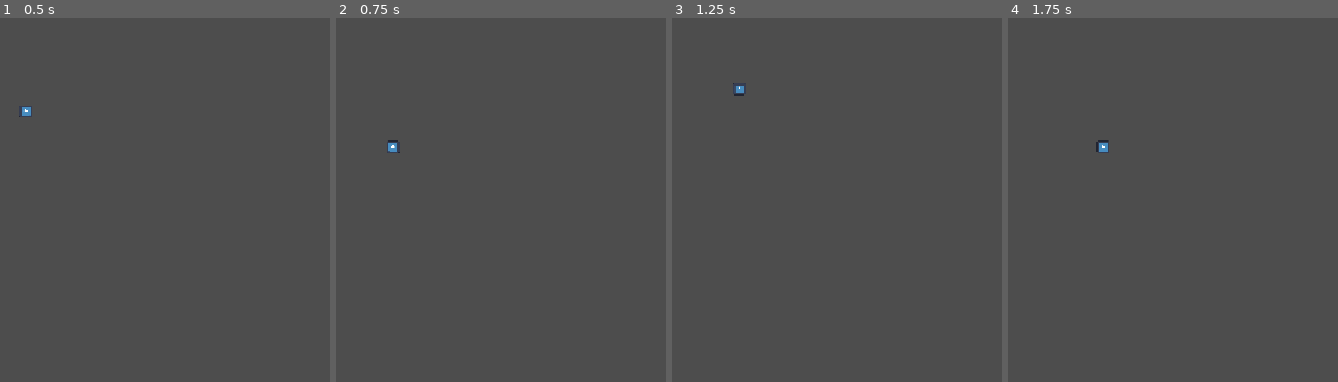
Above: before the commit, frames 1-4 (left to right).
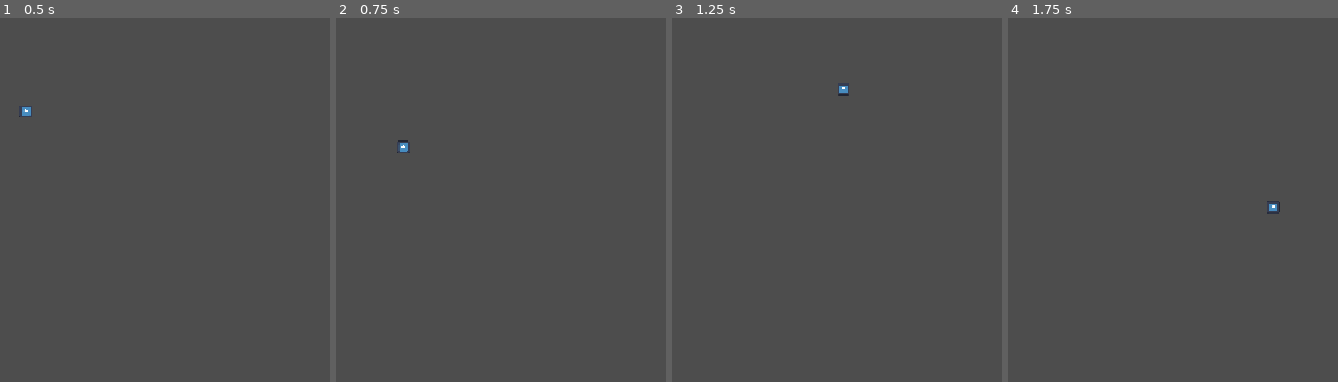
Above: after the commit, the same moments.

Repository: PaxtonSage/grounds
Game: Godot game, scene res://scenes/environment_test.tscn
Same seed, same stepped clock (60 frames per second), same inputs: the game is played once before the commit and once after it. This scene is started directly instead of the project's main scene. The engine's default icon, where the game draws it, is replaced by a stand-in: a white triangle on a blue panel in a dark square.
Inputs (mouse positions are in pixels of both pictures, inside the frame that each line leads up to):
- Up to frame 1 (0.5 s): no input
- Up to frame 2 (0.75 s): tap Enter (ui_accept) at 0.5 s; move the mouse to (603, 134) at 0.52 s; hold D (right) from 0.53 s (still down); click (603, 134) at 0.6 s
- Up to frame 3 (1.25 s): keep holding D (right); tap Space (jump) at 0.77 s
- Up to frame 4 (1.75 s): keep holding D (right); tap Enter (ui_accept) at 1.25 s; move the mouse to (outside the picture) at 1.27 s; click (outside the picture) at 1.35 s; tap Space (jump) at 1.52 s

Frame 1 is identical in both runs. In frame 2, 0.2% of the frame differs, in the area x 15-23%, y 33-38%; in frame 3, 0.1%; in frame 4, 0.2%, in the area x 26-83%, y 33-54%.

Commit message:
Fixed spider heck
allowed player to move mid air, and allowed the web to clink to closest object without relying on mouse distance

Diff:
--- a/scenes/environment_test.tscn
+++ b/scenes/environment_test.tscn
@@ -41,3 +41,5 @@
 [node name="platform7" parent="arena" unique_id=1189709946 instance=ExtResource("1_ehpby")]
 position = Vector2(772, 110)
 scale = Vector2(2, 2)
+
+[editable path="spiderheck_movement"]
--- a/scripts/spider_player.gd
+++ b/scripts/spider_player.gd
@@ -19,7 +19,7 @@
 
 	if not attached:
 		var direction := Input.get_axis("left", "right")
-		if direction and is_on_floor() or is_on_wall():
+		if direction:
 			velocity.x = direction * SPEED
 		else:
 			velocity.x = move_toward(velocity.x, 0, SPEED)
@@ -34,7 +34,7 @@
 
 	move_and_slide()
 
-	$RayCast2D.target_position = get_local_mouse_position()
+	$RayCast2D.target_position = get_local_mouse_position() * Vector2(999,999)
 
 	$RayCast2D.force_raycast_update()
 
